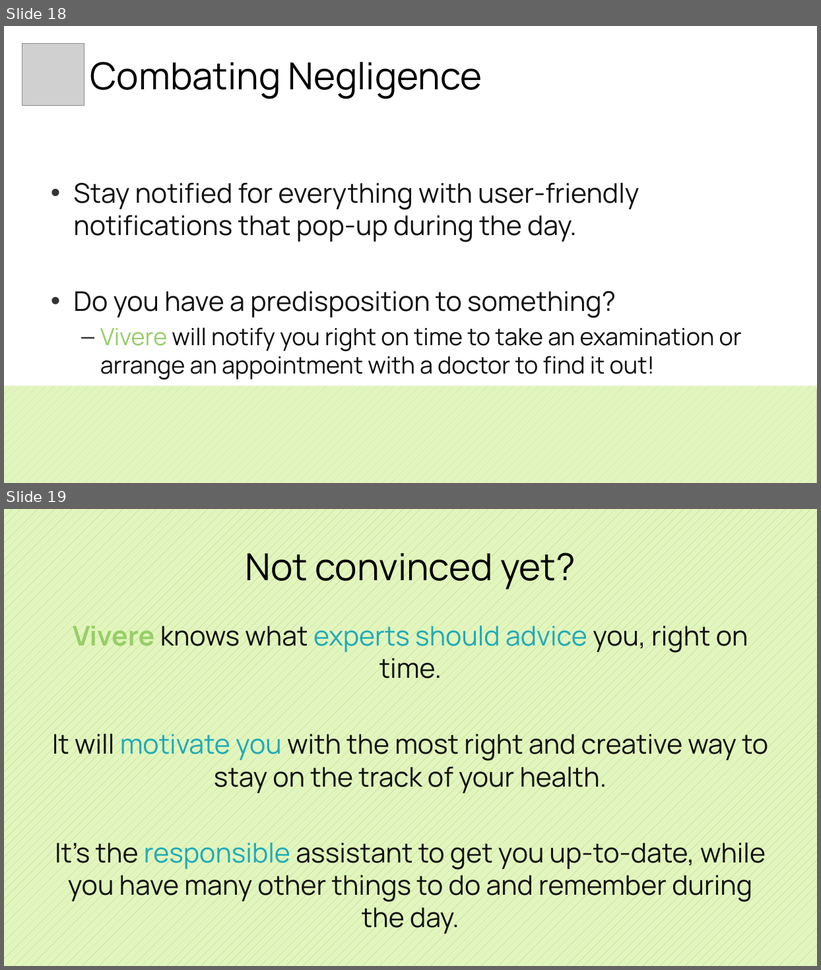
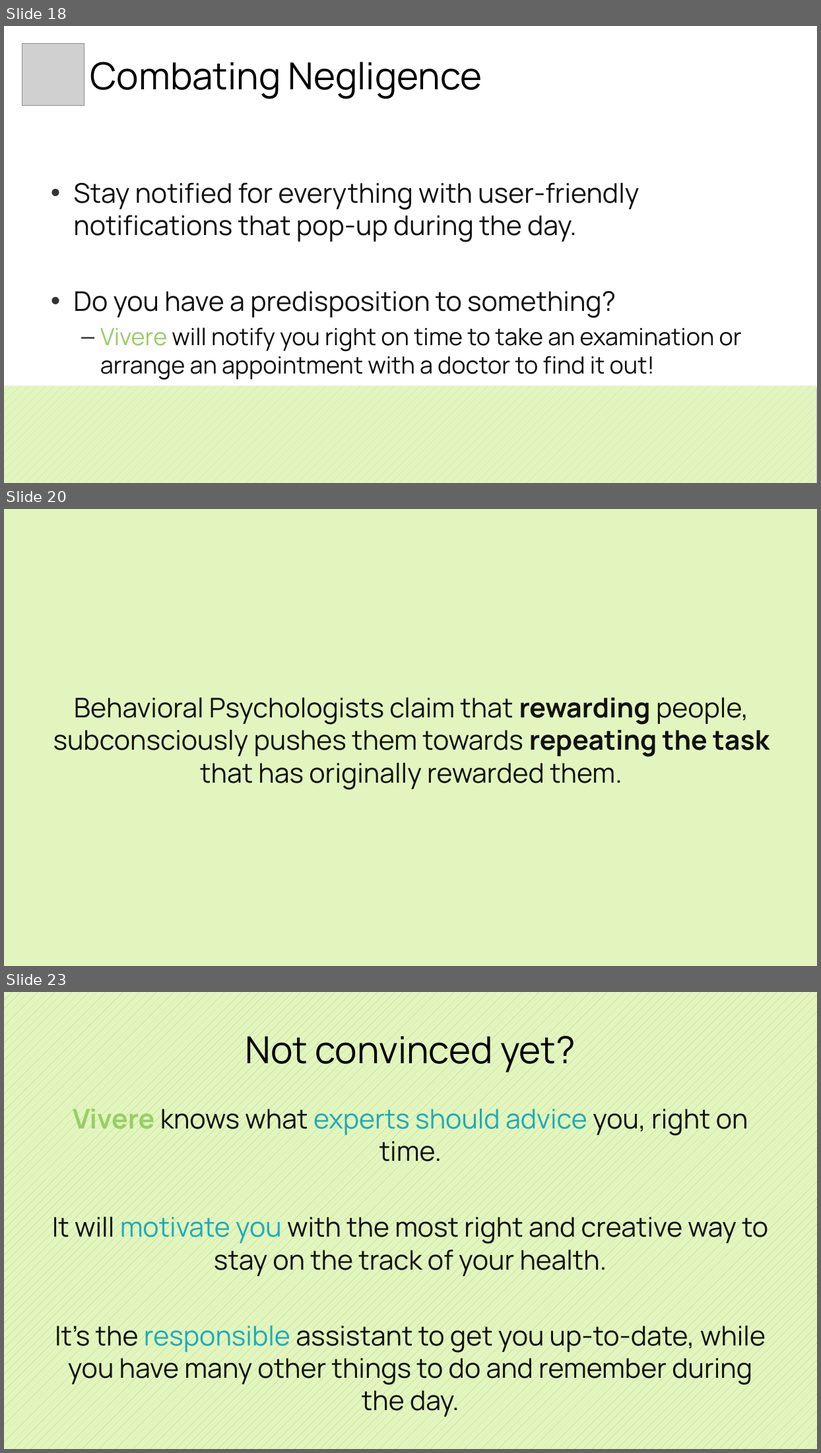
Before and after one commit to gdemos01/Vivere, a slide deck: doc/Pitch/Vivere.pptx. Shown one above the other, each under a label of ours: slides 18 and 19 before the commit, slides 18, 20 and 23 after it; the slides between them are not shown. The pictures are 821x970 and 821x1453 pixels, drawn with LibreOffice and Linux fonts; fonts in the diff are those of the drawing; grey boxes stand for pictures. Boxes give left, top, right and bottom in pixels: in the first picture for what was removed or moved away, otherwise in the second. Text is boxed around its words. In the diff, an @@ line names an element or a change of style, - is before the commit and + after.

```diff
--- a/doc/Pitch/Vivere.pptx
+++ b/doc/Pitch/Vivere.pptx
@@ slide 20 added at (4, 509, 817, 966), background #E3F5BE @@
@@ text added at (54, 697, 770, 790), 32 pt, text #111111 @@
+Behavioral Psychologists claim that rewarding people, subconsciously pushes them towards repeating the task that has originally rewarded them.
@@ what was slide 19 is now slide 23 @@
```
Also in this commit, not shown: 3 other slides added, 6 other files.
